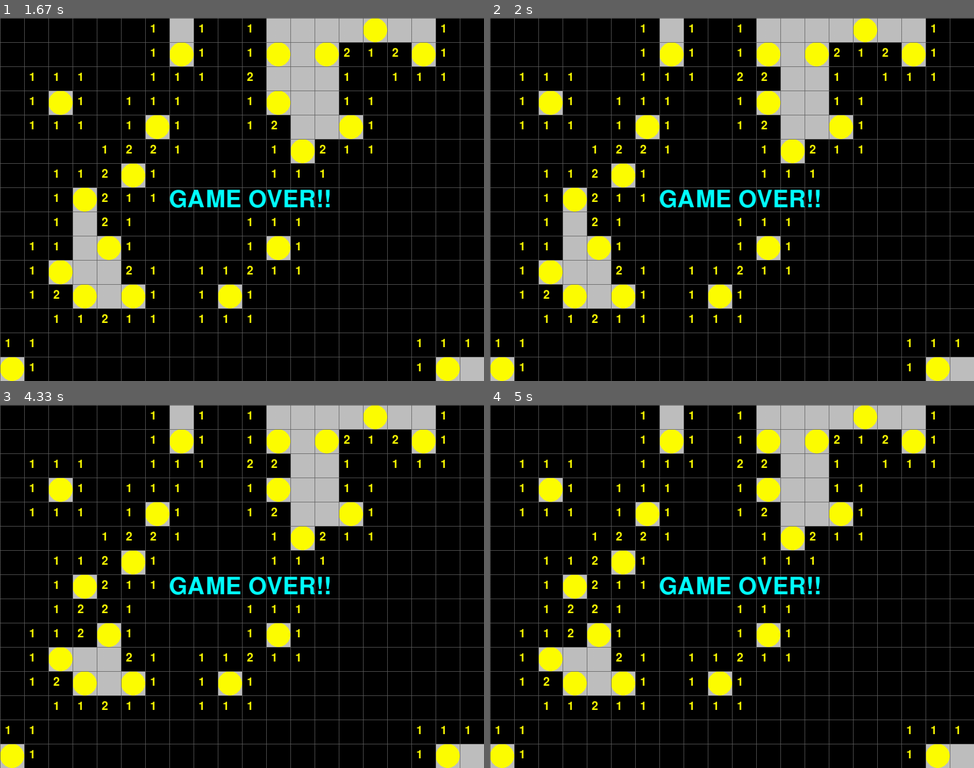
Above: before the commit, frames 1-4 (two rows, left to right).
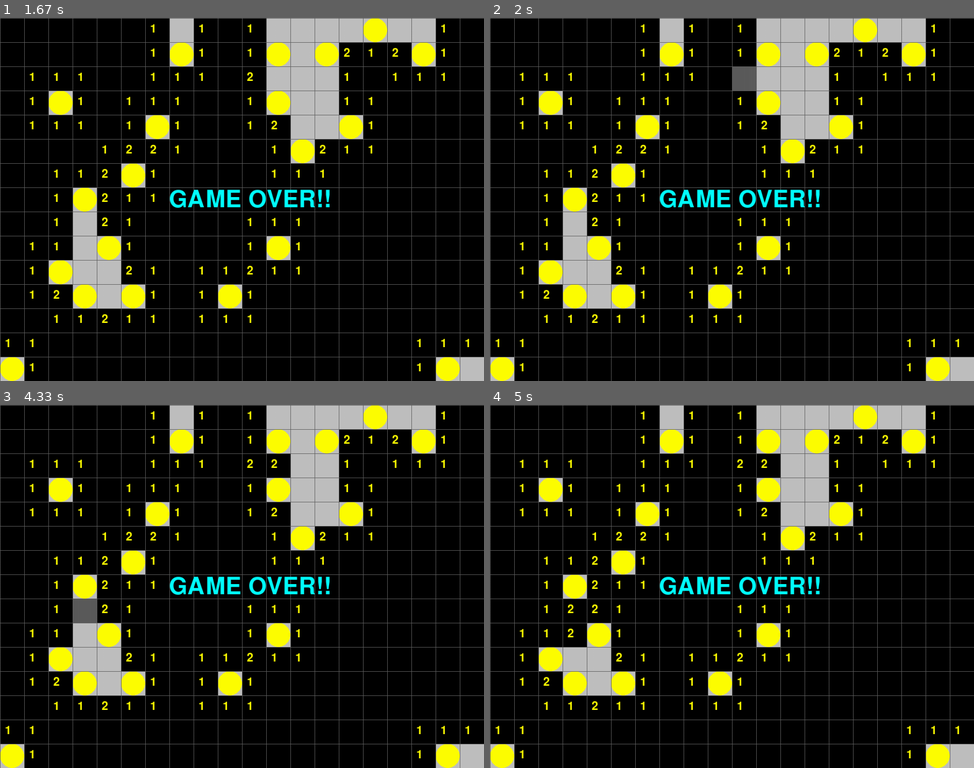
Above: after the commit, the same moments.

Repository: fldragonn/pygame
Game: pygame game, started from minesweeper/mine_sweeper_01.py
The game is run twice, just before and just after one commit, with the same random seed, the same clock (stepped at 60 frames per second) and the same inputs.
Inputs (mouse positions are in pixels of both pictures, inside the frame that each line leads up to):
- Up to frame 1 (1.67 s): click (242, 199) at 0.38 s; click (125, 203) at 0.72 s; click (91, 282) at 1.05 s
- Up to frame 2 (2 s): click (741, 76) at 1.88 s
- Up to frame 3 (4.33 s): click (82, 622) at 4.22 s
- Up to frame 4 (5 s): no input

Frame 1 is identical in both runs. In frame 2, 0.6% of the frame differs, in the area x 50-60%, y 13-20%; in frame 3, 0.6%; in frame 4, nothing differs.

Commit message:
06. 타일 클릭 효과 주기

Diff:
--- a/minesweeper/mine_sweeper_01.py
+++ b/minesweeper/mine_sweeper_01.py
@@ -81,10 +81,10 @@
             if event.type == MOUSEBUTTONDOWN and event.button == 1:
                 xpos, ypos = floor(event.pos[0] / SIZE), floor(event.pos[1] / SIZE)
                 # click 타일 효과
-                # rect = (xpos * SIZE, ypos * SIZE, SIZE, SIZE)
-                # pygame.draw.rect(SURFACE, (92, 92, 92), rect)
-                # pygame.display.update()
-                # pygame.time.delay(100)
+                rect = (xpos * SIZE, ypos * SIZE, SIZE, SIZE)
+                pygame.draw.rect(SURFACE, (92, 92, 92), rect)
+                pygame.display.update()
+                pygame.time.delay(100)
                 if field[ypos][xpos] == BOMB:
                     game_over = True
                 else:
